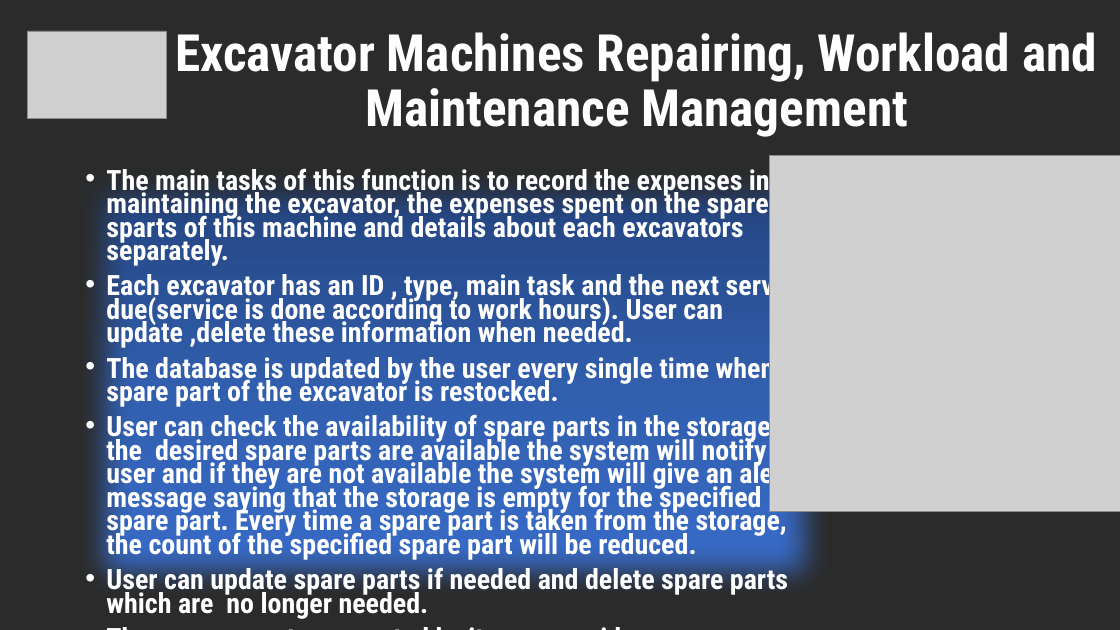
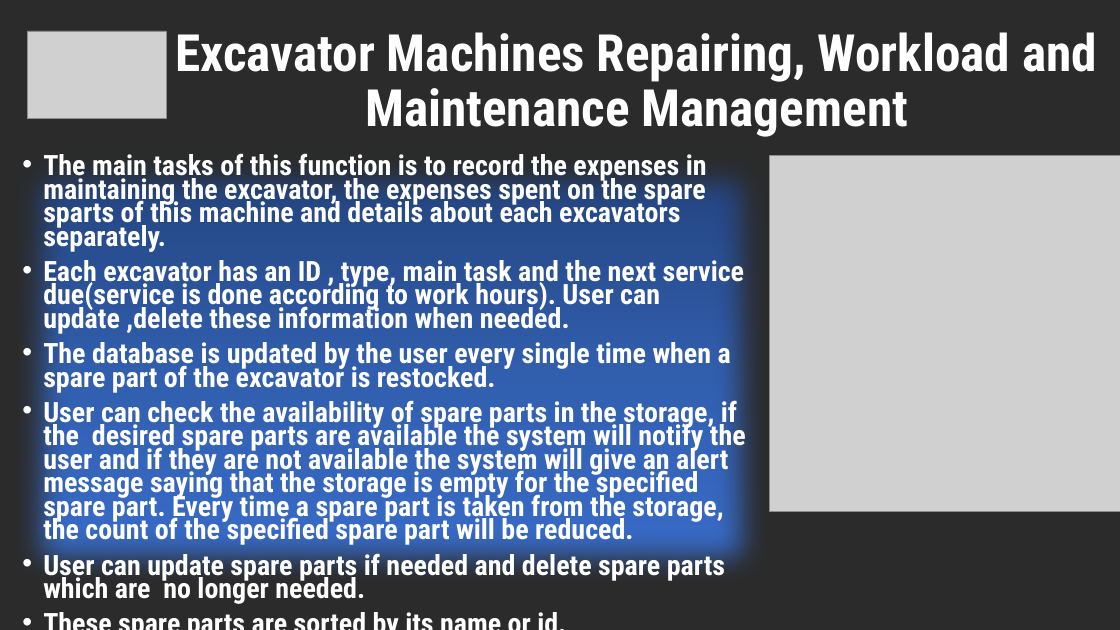
Before and after one commit to Lasitha64/Project1, a slide deck: slide 16 of Project Proposal New.pptx. Drawn at 1120x630 pixels with LibreOffice and Linux fonts; fonts in the diff are those of the drawing; grey boxes stand for pictures; background and template pictures are left out; a plain dark background stands for a picture behind light text. Boxes give left, top, right and bottom in pixels: in the first picture for what was removed or moved away, otherwise in the second. Text is boxed around its words. In the diff, an @@ line names an element or a change of style, - is before the commit and + after.

```diff
--- a/Project Proposal New.pptx
+++ b/Project Proposal New.pptx
@@ text "The main tasks of this ..." rewrapped from (106, 164, 808, 619) to (43, 153, 746, 604) @@
```
